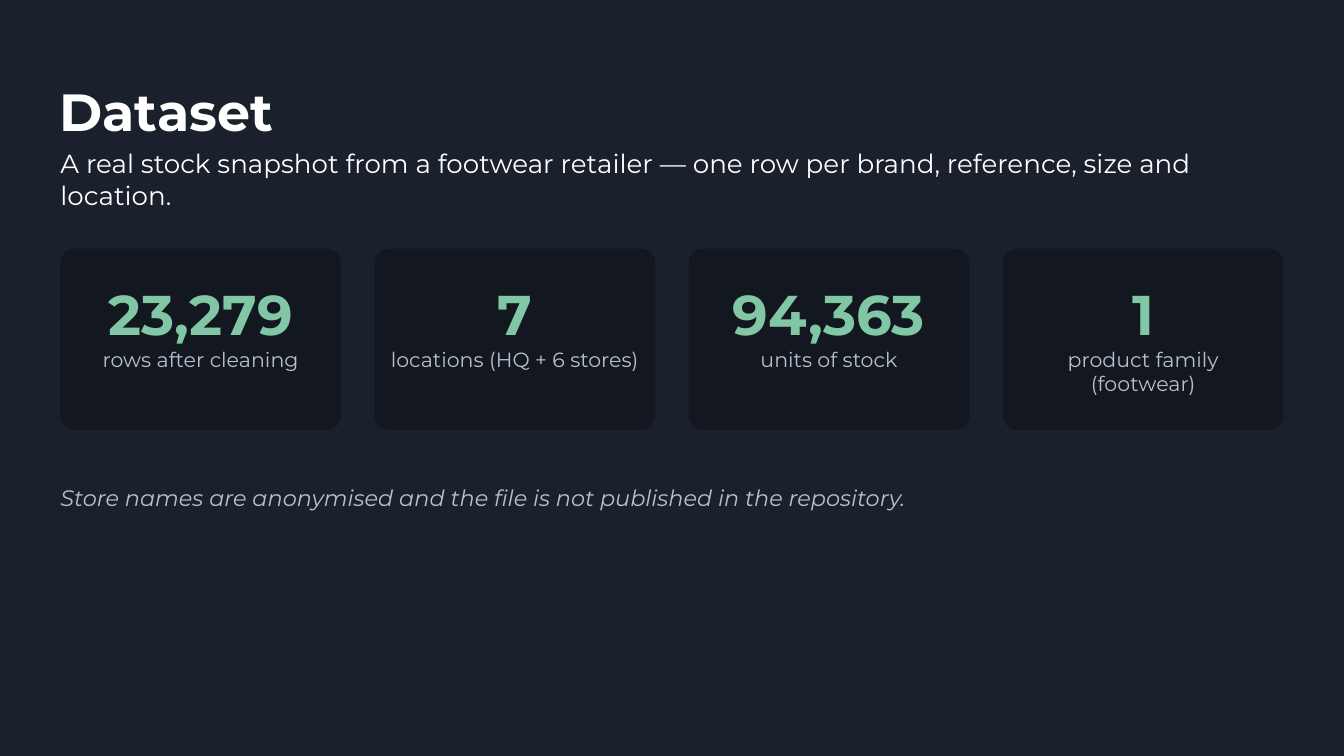
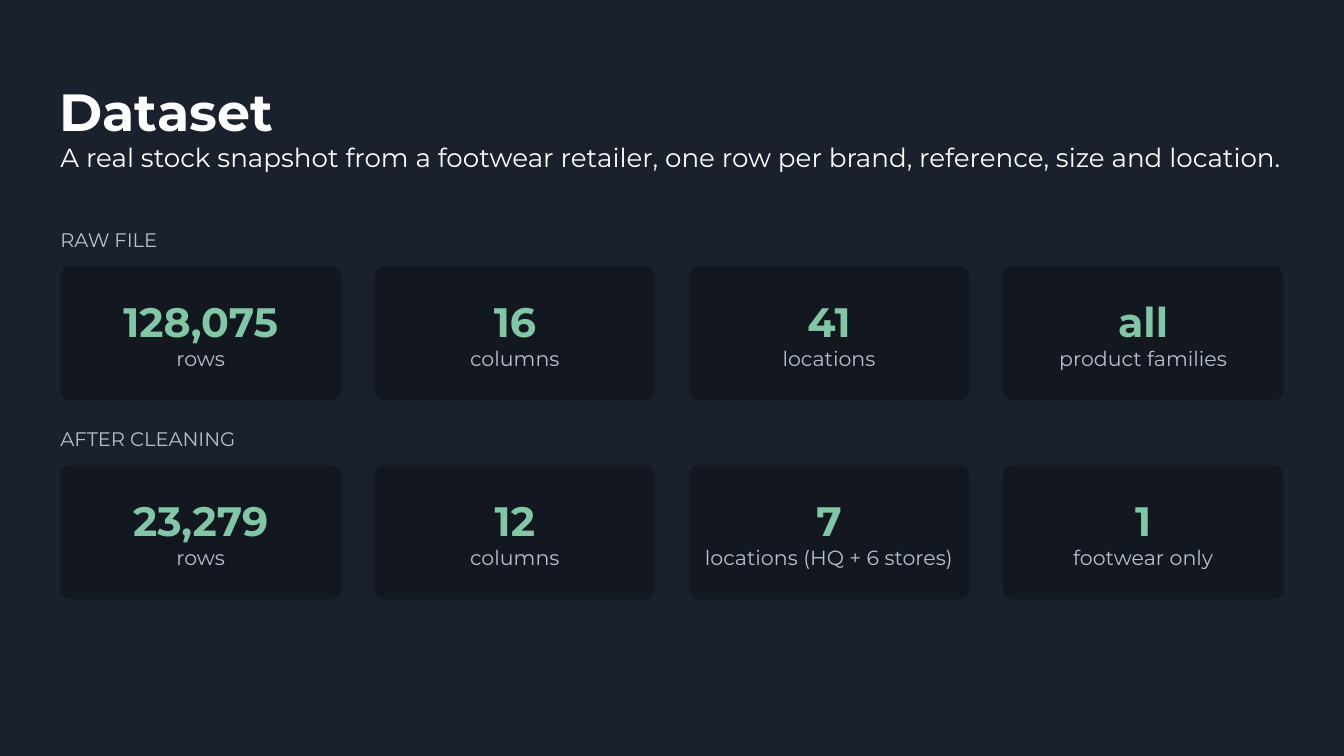
Before and after one commit to nelsonp55/stock-replenishment-assistant, a slide deck: slide 4 of presentation/presentation.pptx. Drawn at 1344x756 pixels with LibreOffice and Linux fonts; fonts in the diff are those of the drawing. Boxes give left, top, right and bottom in pixels: in the first picture for what was removed or moved away, otherwise in the second. Text is boxed around its words. In the diff, an @@ line names an element or a change of style, - is before the commit and + after.

```diff
--- a/presentation/presentation.pptx
+++ b/presentation/presentation.pptx
@@ text at [60, 147, 1280, 172]: text changed @@
-A real stock snapshot from a footwear retailer — one row per brand, reference, size and location.
+A real stock snapshot from a footwear retailer, one row per brand, reference, size and location.
@@ text added at [60, 233, 157, 247], 10.5 pt, text #B8C0CC @@
+RAW FILE
@@ rounded rectangle: place and size @@
-rounded rectangle at [60, 249, 341, 430]
+rounded rectangle at [60, 266, 341, 401]
@@ rounded rectangle: place and size @@
-rounded rectangle at [375, 249, 656, 430]
+rounded rectangle at [375, 266, 656, 401]
@@ rounded rectangle: place and size @@
-rounded rectangle at [688, 249, 969, 430]
+rounded rectangle at [688, 266, 969, 401]
@@ rounded rectangle: place and size @@
-rounded rectangle at [1003, 249, 1284, 430]
+rounded rectangle at [1003, 266, 1284, 401]
@@ text removed at [733, 295, 925, 367] @@
-94,363
-units of stock
@@ text added at [123, 308, 278, 366], 22 pt, text #82C7A5, bold @@
+128,075
+rows
@@ text added at [470, 308, 559, 366], 11 pt, text #B8C0CC @@
+16
+columns
@@ text added at [783, 308, 876, 366], 11 pt, text #B8C0CC @@
+41
+locations
@@ text at [1059, 306, 1227, 370]: text changed @@
-1
-product family (footwear)
+all
+product families
@@ text added at [60, 432, 235, 446], 10.5 pt, text #B8C0CC @@
+AFTER CLEANING
@@ rounded rectangle added at [60, 465, 341, 599], fill #121720 @@
@@ rounded rectangle added at [375, 465, 656, 599], fill #121720 @@
@@ rounded rectangle added at [688, 465, 969, 599], fill #121720 @@
@@ rounded rectangle added at [1003, 465, 1284, 599], fill #121720 @@
@@ text "23,279": place and size @@
-text "23,279" at [103, 295, 299, 371]
+text "23,279" at [133, 507, 268, 565]
@@ text removed at [60, 489, 905, 511] @@
-Store names are anonymised and the file is not published in the repository.
@@ text at [133, 507, 268, 543]: size 30 to 22 pt in "23,279" @@
@@ text added at [470, 507, 559, 565], 11 pt, text #B8C0CC @@
+12
+columns
@@ text "7": place and size @@
-text "7" at [391, 296, 638, 371]
+text "7" at [705, 507, 953, 569]
@@ text at [816, 507, 841, 536]: size 30 to 22 pt in "7" @@
@@ text added at [1073, 507, 1213, 569], 11 pt, text #B8C0CC @@
+1
+footwear only
@@ text at [176, 554, 225, 565]: text changed @@
-rows after cleaning
+rows
```
Also in this commit, not shown: 7 other slides changed, 5 slides added, 3 slides removed, 5 other files.
